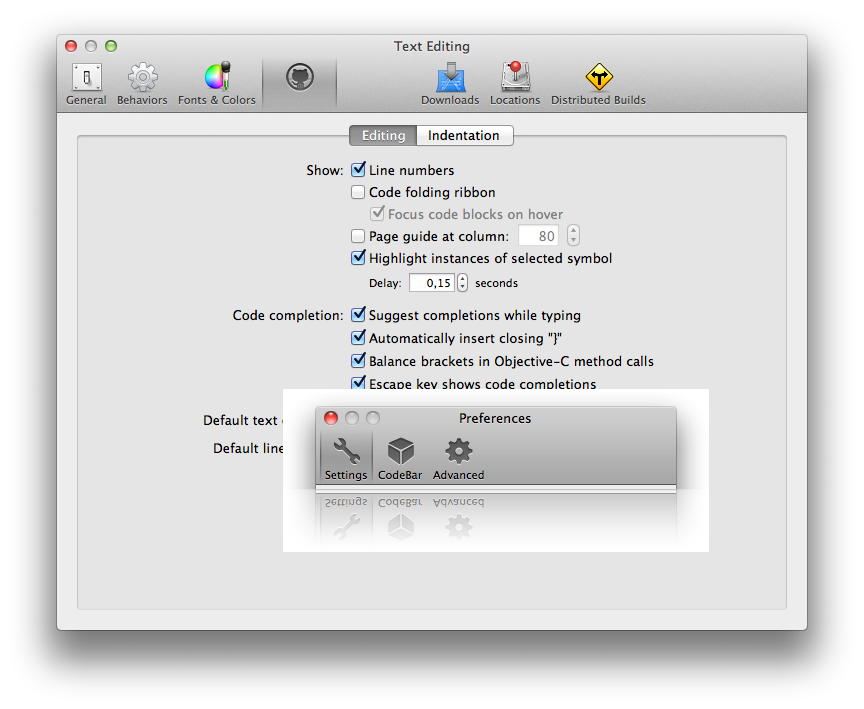
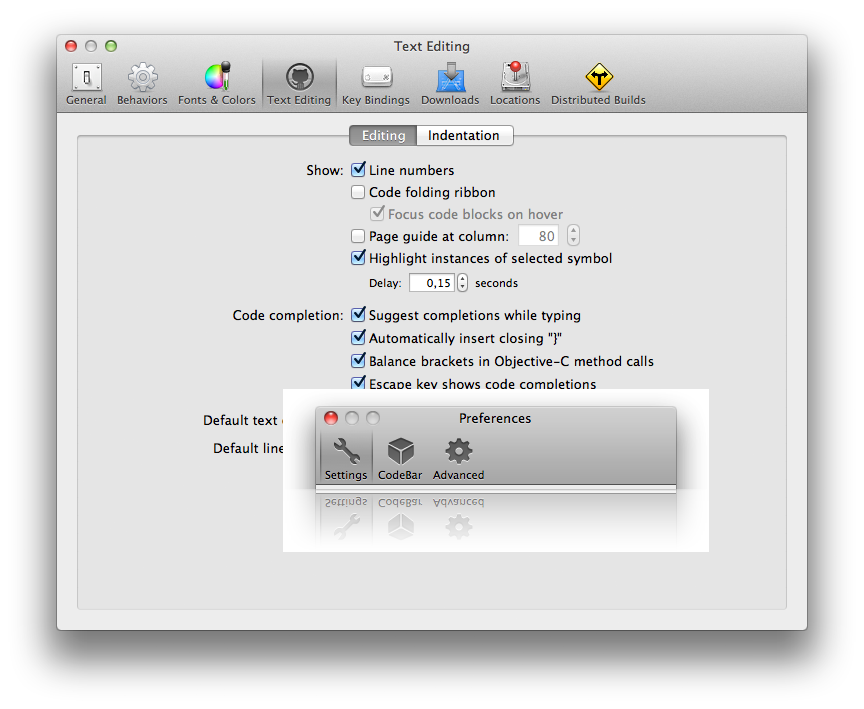
Layers edited between the first and the second 864 x 709 image:
hid "example" over [266, 55, 419, 111]
painted on "Layer 1" over [273, 58, 319, 93]
